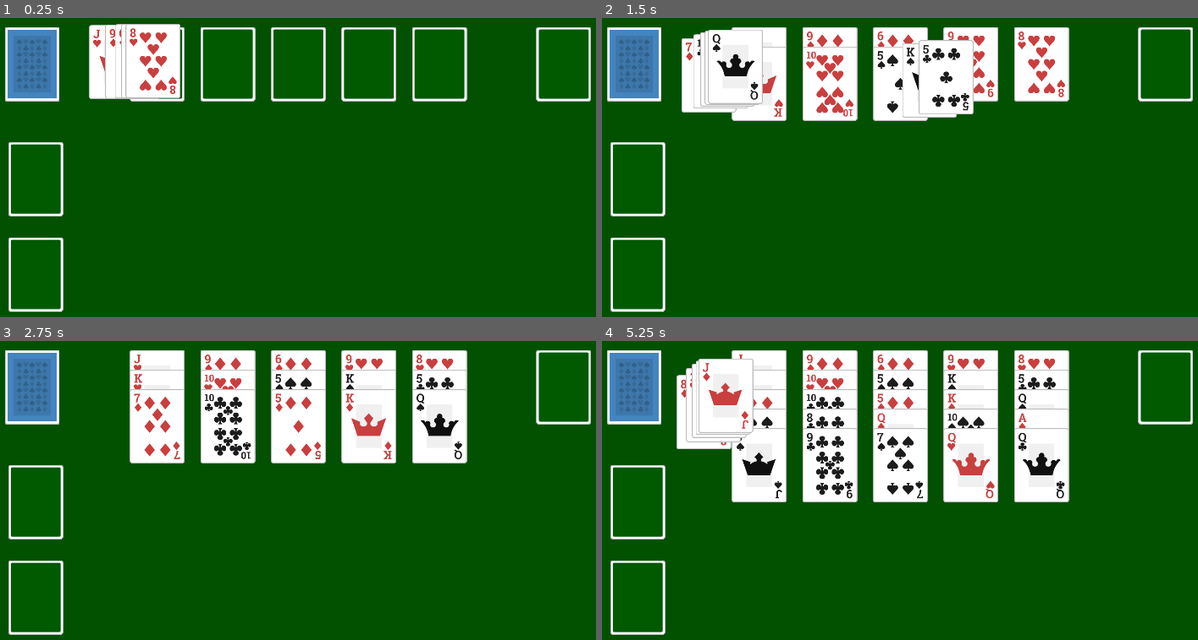
Above: before the commit, frames 1-4 (two rows, left to right).
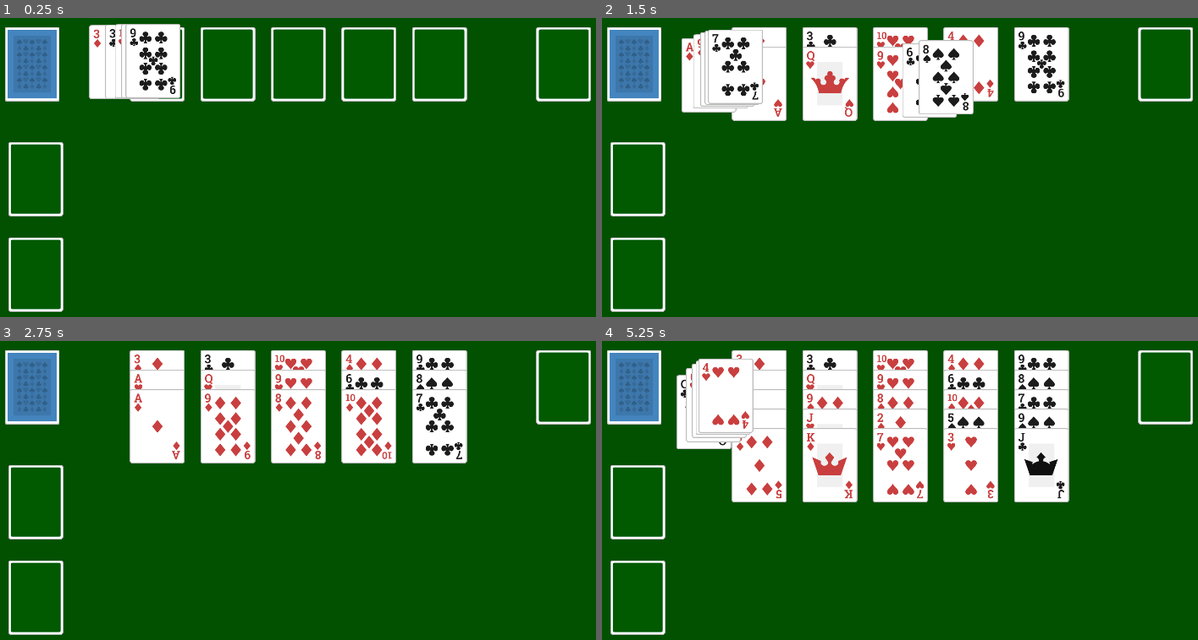
Above: after the commit, the same moments.

Repository: tcfitzgerald/lucky-13
Game: Godot game, scene res://Board/Board.tscn
The game is run twice, just before and just after one commit, with the same random seed, the same clock (stepped at 60 frames per second) and the same inputs.
Inputs (mouse positions are in pixels of both pictures, inside the frame that each line leads up to):
- Up to frame 1 (0.25 s): no input
- Up to frame 2 (1.5 s): click (631, 62) at 0.52 s; click (631, 62) at 1.25 s
- Up to frame 3 (2.75 s): click (154, 385) at 2.02 s
- Up to frame 4 (5.25 s): click (631, 385) at 2.77 s; click (631, 385) at 3.5 s; click (756, 385) at 4.27 s; click (631, 385) at 5.02 s

The runs differ from the first frame. In frame 1, 0.9% of the frame differs, in the area x 15-30%, y 3-26%; in frame 2, 3.4%; in frame 3, 3.6%; in frame 4, 4.9%, in the area x 13-78%, y 4-53%.

Commit message:
Working on win/lose state

Diff:
--- a/Board/Board.gd
+++ b/Board/Board.gd
@@ -102,6 +102,7 @@
 
 
 		BoardManager.moves.append(_moves)
+	_on_check_board_state()
 
 func update_deck() -> void:
 	if deck.get_card_count() == 0:
@@ -140,7 +141,7 @@
 		if !tableau.has_cards():
 			_available_moves.append(tableau)
 
-	print(_available_moves)
+	#print(_available_moves)
 
 	return _available_moves
 
@@ -159,15 +160,42 @@
 			_tableau_cards.append(overflow_tableau.get_top_tableau_card())
 
 	var matches = 0
+
+	for tableau in tableaus:
+		if !tableau.has_cards():
+			_card_matches.append([tableau])
+
 	for card in _tableau_cards:
-		if card.int_value + _tableau_cards[0].int_value == 13:
-			matches += 1
-			_card_matches.append(card)
-
-	return bool(matches >= 2)
+		for i in _tableau_cards.size():
+			if card != _tableau_cards[i]:
+				#print("Card value: ", card.int_value, "Tableau Card: ", _tableau_cards[i].int_value)
+				if card.int_value + _tableau_cards[i].int_value == 13 or card.int_value == 13:
+
+					matches += 1
+					_card_matches.append([card, _tableau_cards[0]])
+	print(_card_matches.size())
+	return bool(_card_matches.size() > 0)
+
+func tableaus_have_cards() -> bool:
+	var _tableau_cards = []
+
+	for tableau in tableaus:
+		if tableau.has_cards():
+			_tableau_cards.append(tableau.get_top_tableau_card())
+
+	for overflow_tableau in overflow_tableaus:
+		if overflow_tableau.has_cards():
+			_tableau_cards.append(overflow_tableau.get_top_tableau_card())
+
+	return _tableau_cards.size() > 0
 
 func _on_check_board_state() -> void:
-	pass
+	print("check board state")
+	if !tableaus_have_cards() and deck.get_card_count() == 0:
+		print(" win ")
+
+	if deck.get_card_count() == 0 and !board_has_matches():
+		print("lose")
 
 func undo():
 	if BoardManager.moves.size() > 0:
@@ -182,7 +210,7 @@
 			card.get_parent().remove_child(card)
 			parent.add_child(card)
 			card.set_owner(parent)
-			print(card_data)
+			#print(card_data)
 			card.card_type = card_data['card_type']
 			card.tableau = card_data['tableau']
 			#card.position = cardPosition
--- a/Deck/Deck.gd
+++ b/Deck/Deck.gd
@@ -74,8 +74,9 @@
 	var _seed = randi()
 	seed(_seed)
 	print(_seed)
+	BoardManager._seed = _seed
 	cards.shuffle()
-	cards.shuffle()
+	cards.invert()
 	for card in cards:
 		var new_card = card_scene.instance()
 		new_card.suit = card["suit"]
--- a/Managers/BoardManager.gd
+++ b/Managers/BoardManager.gd
@@ -2,6 +2,7 @@
 
 var is_card_selected : bool = false
 var selected_card
+var _seed : int
 var moves : Array
 
 func _ready() -> void:
